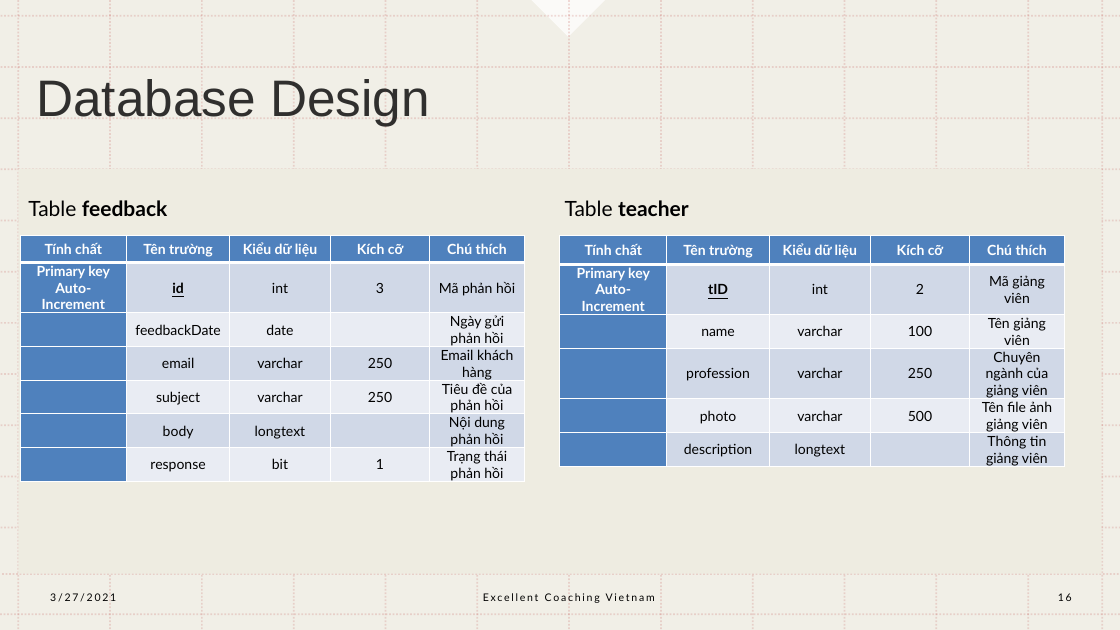
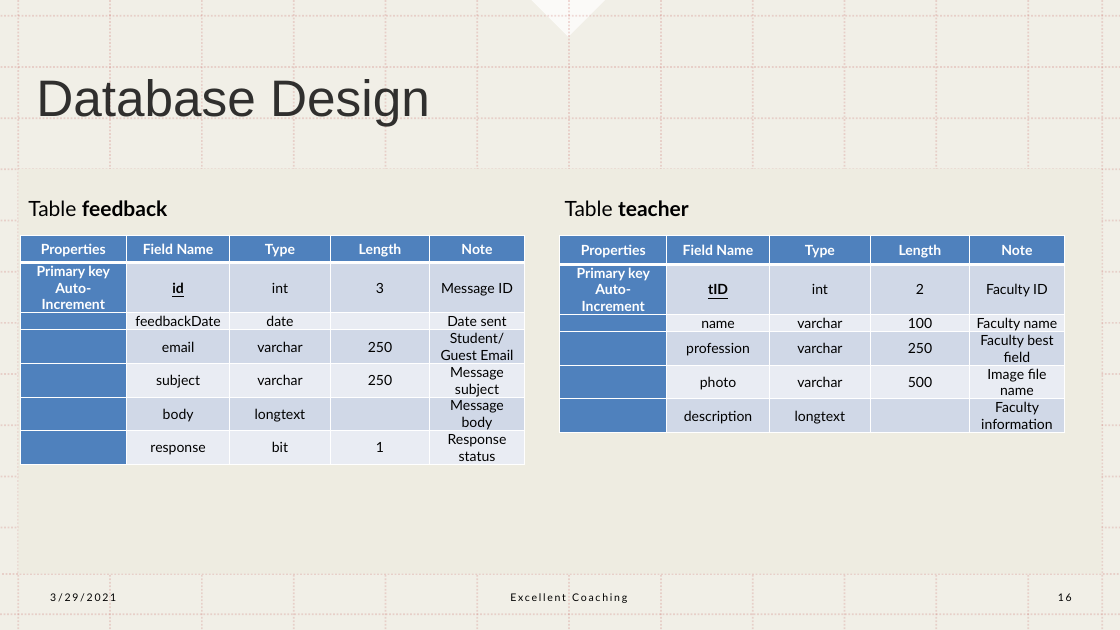
Before and after one commit to remichan97/excellent-coaching, a slide deck: slide 16 of documentation/Excellent Coaching Vietnam.pptx. Drawn at 1120x630 pixels with LibreOffice and Linux fonts; fonts in the diff are those of the drawing. Boxes give left, top, right and bottom in pixels: in the first picture for what was removed or moved away, otherwise in the second. Text is boxed around its words. In the diff, an @@ line names an element or a change of style, - is before the commit and + after.

```diff
--- a/documentation/Excellent Coaching Vietnam.pptx
+++ b/documentation/Excellent Coaching Vietnam.pptx
@@ table at (20,235,525,465) @@
-row 1: Tính chất | Tên trường | Kiểu dữ liệu | Kích cỡ | Chú thích
+row 1: Properties | Field Name | Type | Length | Note
-row 2, column 5: Mã phản hồi
+row 2, column 5: Message ID
-row 3, column 5: Ngày gửi phản hồi
+row 3, column 5: Date sent
-row 4, column 5: Email khách hàng
+row 4, column 5: Student/Guest Email
-row 5, column 5: Tiêu đề của phản hồi
+row 5, column 5: Message subject
-row 6, column 5: Nội dung phản hồi
+row 6, column 5: Message body
-row 7, column 5: Trạng thái phản hồi
+row 7, column 5: Response status
@@ table at (560,235,1065,450) @@
-row 1: Tính chất | Tên trường | Kiểu dữ liệu | Kích cỡ | Chú thích
+row 1: Properties | Field Name | Type | Length | Note
-row 2, column 5: Mã giảng viên
+row 2, column 5: Faculty ID
-row 3, column 5: Tên giảng viên
+row 3, column 5: Faculty name
-row 4, column 5: Chuyên ngành của giảng viên
+row 4, column 5: Faculty best field
-row 5, column 5: Tên file ảnh giảng viên
+row 5, column 5: Image file name
-row 6, column 5: Thông tin giảng viên
+row 6, column 5: Faculty information
@@ text at (50,593,116,602): text changed @@
-3/27/2021
+3/29/2021
@@ text at (510,593,627,603): text changed @@
-Excellent Coaching Vietnam
+Excellent Coaching
```
Also in this commit, not shown: 18 other slides changed, 54 other files.
